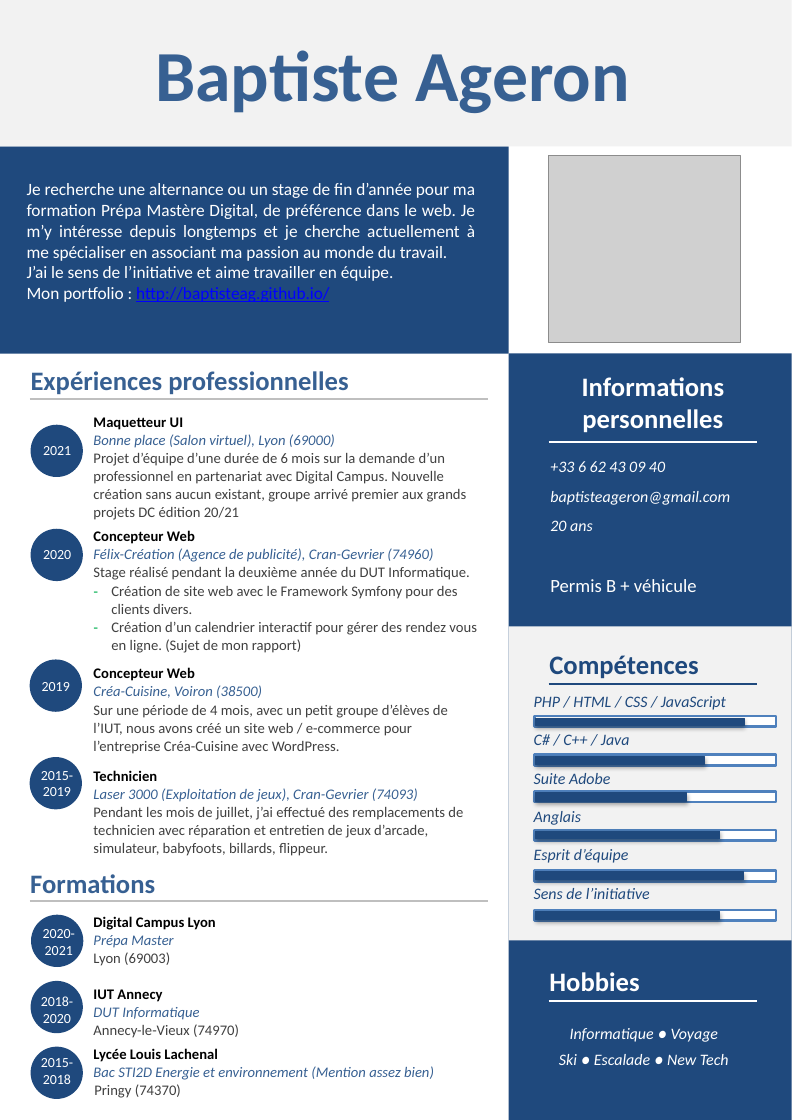
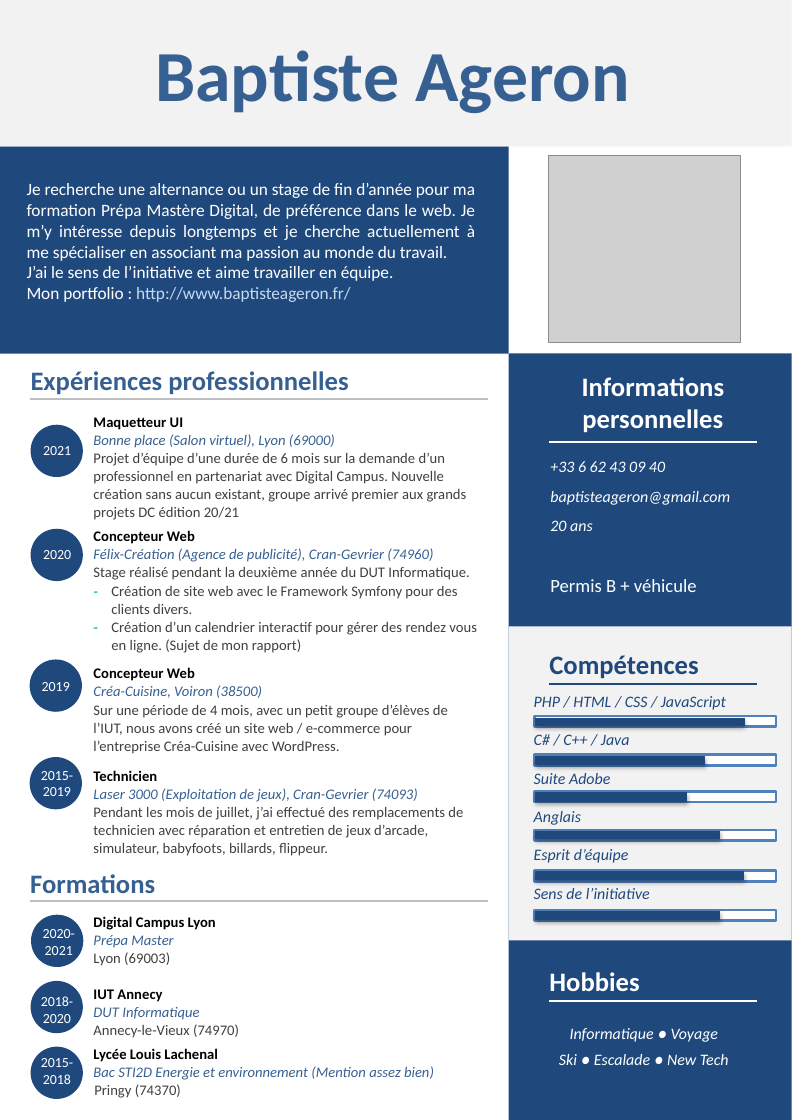
Before and after one commit to garcia-alexandre-pro/BaptisteAg.github.io, a slide deck: slide 1 of cv.pptx. Drawn at 792x1120 pixels with LibreOffice and Linux fonts; fonts in the diff are those of the drawing; grey boxes stand for pictures. Boxes give left, top, right and bottom in pixels: in the first picture for what was removed or moved away, otherwise in the second. Text is boxed around its words. In the diff, an @@ line names an element or a change of style, - is before the commit and + after.

```diff
--- a/cv.pptx
+++ b/cv.pptx
@@ text at (x1=27, y1=287, x2=350, y2=302): text changed; text colour #0000FF to #C6D9F1 @@
-Mon portfolio : http://baptisteag.github.io/
+Mon portfolio : http://www.baptisteageron.fr/
```
Also in this commit, not shown: 1 other file.
